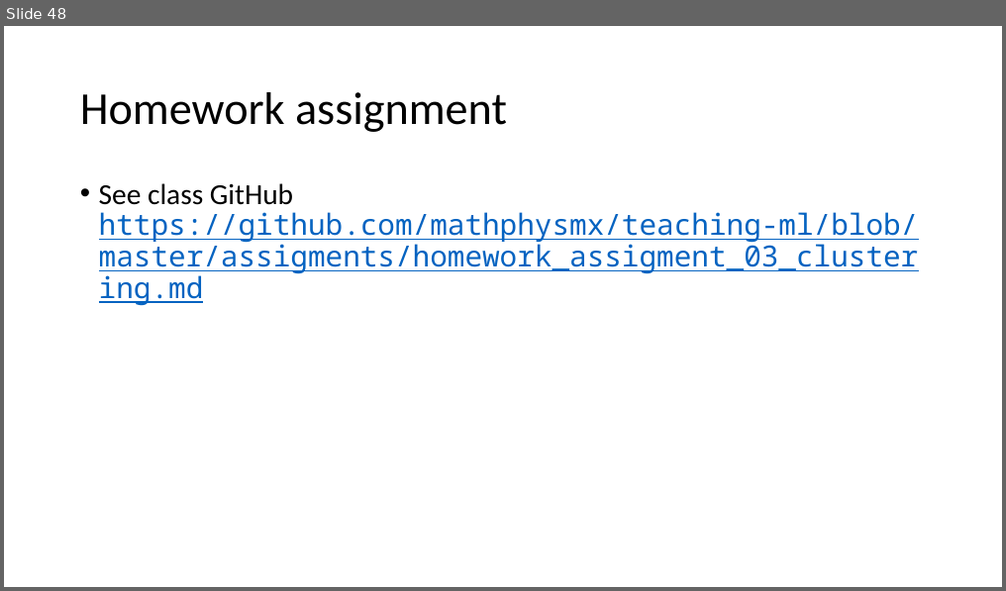
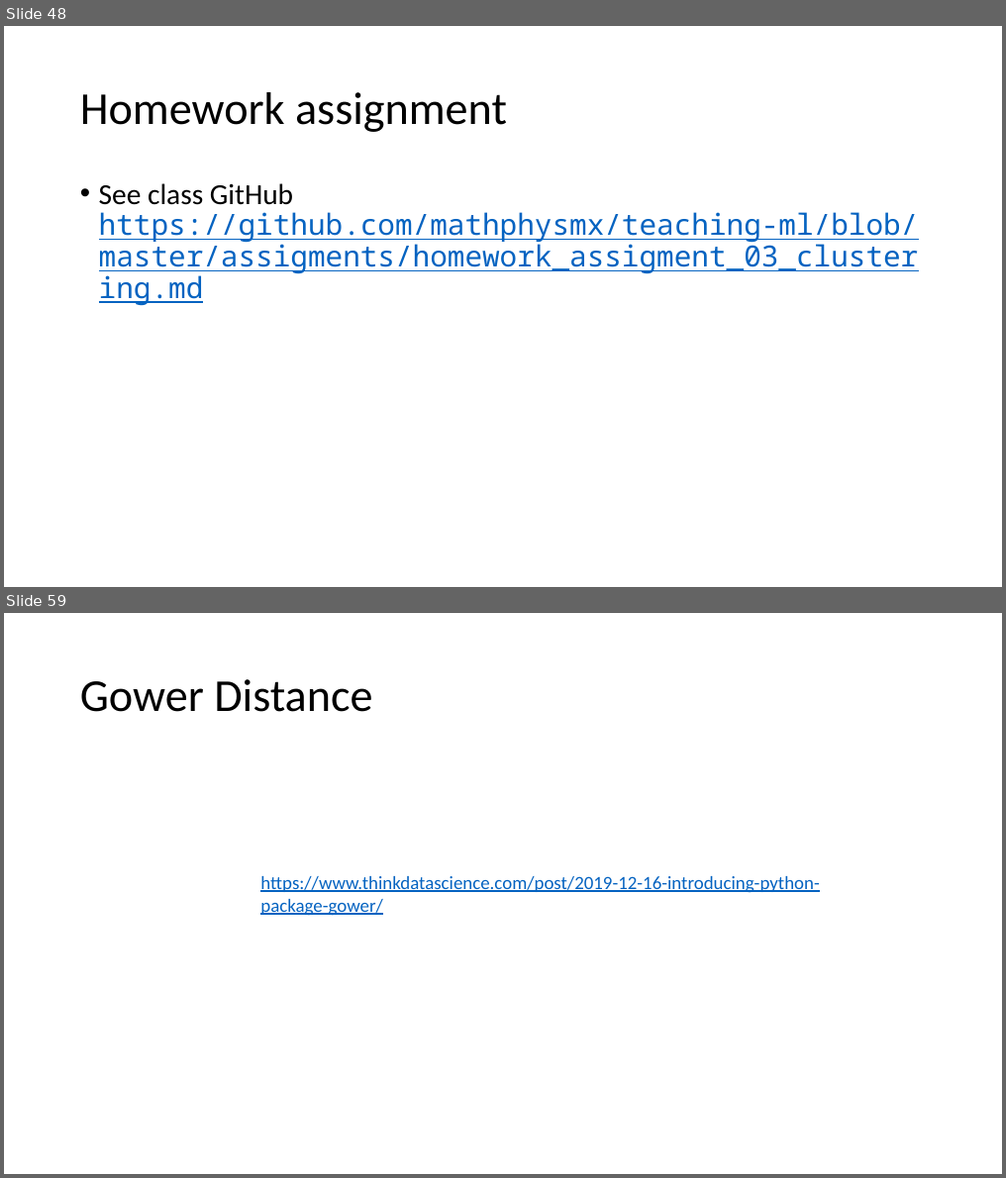
Before and after one commit to mathphysmx/teaching-ml, a slide deck: slides/06_ML_Clustering.pptx. Shown one above the other, each under a label of ours: slide 48 before the commit, slides 48 and 59 after it; the slides between them are not shown. The pictures are 1006x591 and 1006x1178 pixels, drawn with LibreOffice and Linux fonts; fonts in the diff are those of the drawing. Boxes give left, top, right and bottom in pixels: in the first picture for what was removed or moved away, otherwise in the second. Text is boxed around its words. In the diff, an @@ line names an element or a change of style, - is before the commit and + after.

```diff
--- a/slides/06_ML_Clustering.pptx
+++ b/slides/06_ML_Clustering.pptx
@@ slide 59 added at bbox=[4, 613, 1002, 1174], background #FFFFFF @@
@@ title added at bbox=[80, 679, 372, 712], 44 pt, text #000000 @@
+Gower Distance
@@ text added at bbox=[260, 876, 819, 916], 18 pt, text #0563C1, underline @@
+https://www.thinkdatascience.com/post/2019-12-16-introducing-python-package-gower/
```
Also in this commit, not shown: 11 other slides added, 9 other files.
